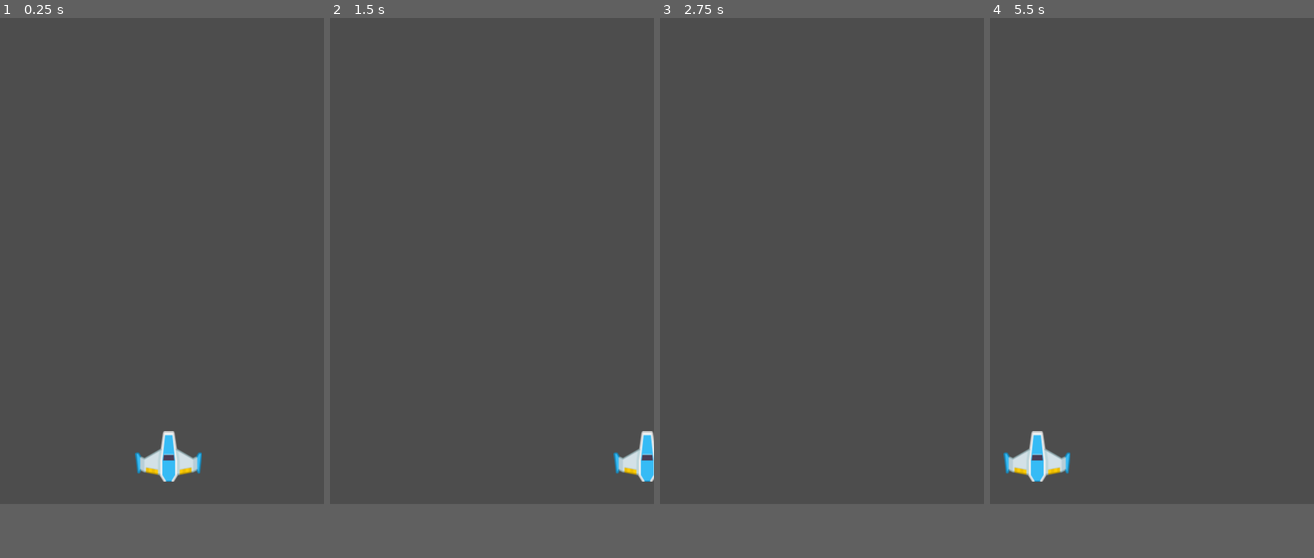
Above: before the commit, frames 1-4 (left to right).
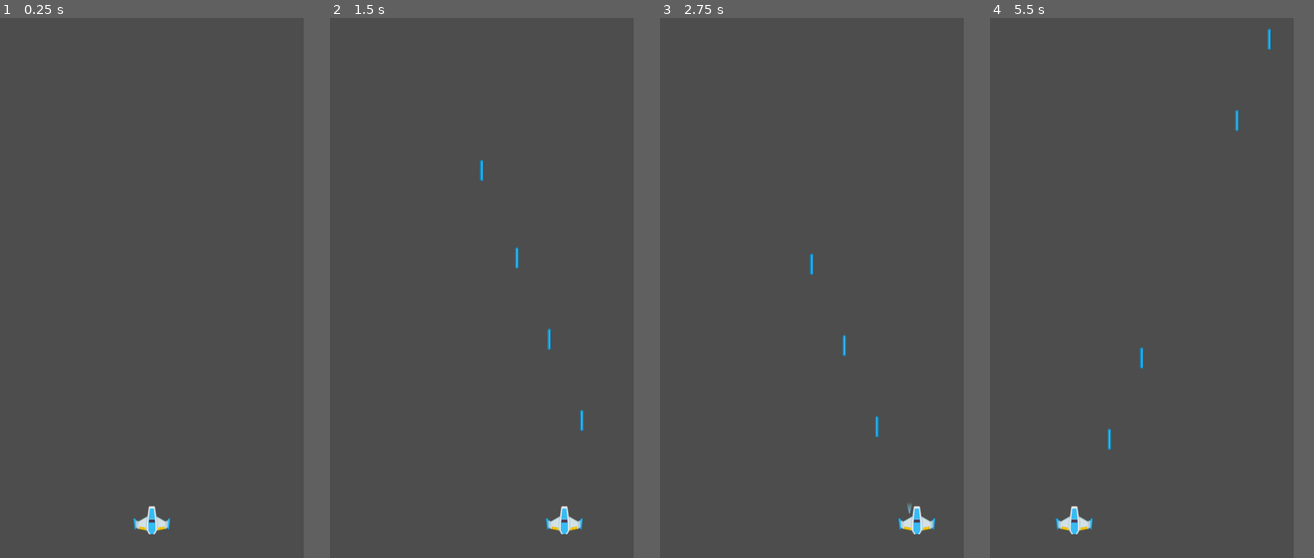
Above: after the commit, the same moments.

Repository: jamesspearsv/space-shooter
Game: Godot game, scene res://scenes/main.tscn
Two runs of this game, one before a commit and one after it. Both use one fixed random seed, a clock stepped at 60 frames per second and the inputs below.
Inputs:
- Up to frame 1 (0.25 s): no input
- Up to frame 2 (1.5 s): tap Enter at 0.5 s; hold D (move_right) 0.53-1.28 s; hold Space (fire_laser, bound only after the commit) 0.53-1.28 s; hold A (move_left) from 1.28 s (still down); tap Space (fire_laser, bound only after the commit) at 1.35 s
- Up to frame 3 (2.75 s): release A (move_left) at 2.03 s; hold D (move_right) from 2.03 s (still down); hold Space (fire_laser, bound only after the commit) from 2.03 s (still down)
- Up to frame 4 (5.5 s): release Space (fire_laser, bound only after the commit) at 2.78 s; tap Space (fire_laser, bound only after the commit) at 2.85, 4.35 s; release D (move_right) at 3.53 s; hold Space (fire_laser, bound only after the commit) 3.53-4.28 s; hold A (move_left) from 3.53 s (still down); hold Space (fire_laser, bound only after the commit) from 5.03 s (still down)
In our replay, the window is 480x720 before the commit and 450x800 after it. These sizes can differ from the game's own. Grey fills any space a smaller window leaves; there, only what the larger window draws over its background counts as a difference.

The runs differ from the first frame. In frame 1, 1.3% of the frame differs, in the area x 41-63%, y 76-96%; in frame 2, 1.2%; in frame 3, 0.5%; in frame 4, 1.5%, in the area x 4-87%, y 1-96%.

Commit message:
Add laser scene and firing ability

Diff:
--- /dev/null
+++ b/laser.gd
@@ -0,0 +1,17 @@
+extends Area2D
+
+var speed = 1000
+
+# Called when the node enters the scene tree for the first time.
+func _ready() -> void:
+	pass # Replace with function body.
+
+
+# Called every frame. 'delta' is the elapsed time since the previous frame.
+func _process(delta: float) -> void:
+	var velocity = Vector2.UP * speed
+	position += velocity * delta
+
+
+func _on_visible_on_screen_notifier_2d_screen_exited() -> void:
+	queue_free()
--- a/node.gd
+++ /dev/null
@@ -1,11 +0,0 @@
-extends Node
-
-
-# Called when the node enters the scene tree for the first time.
-func _ready() -> void:
-	$PlayerShip.position = $StartingMarker.position
-	print($PlayerShip.position)
-
-# Called every frame. 'delta' is the elapsed time since the previous frame.
-func _process(delta: float) -> void:
-	pass
--- a/project.godot
+++ b/project.godot
@@ -17,8 +17,8 @@
 
 [display]
 
-window/size/viewport_width=480
-window/size/viewport_height=720
+window/size/viewport_width=810
+window/size/viewport_height=1440
 window/size/resizable=false
 
 [input]
@@ -35,3 +35,8 @@
 , Object(InputEventKey,"resource_local_to_scene":false,"resource_name":"","device":-1,"window_id":0,"alt_pressed":false …(186 unchanged characters)…
 ]
 }
+fire_laser={
+"deadzone": 0.2,
+"events": [Object(InputEventKey,"resource_local_to_scene":false,"resource_name":"","device":-1,"window_id":0,"alt_pressed":false,"shift_pressed":false,"ctrl_pressed":false,"meta_pressed":false,"pressed":false,"keycode":0,"physical_keycode":32,"key_label":0,"unicode":32,"location":0,"echo":false,"script":null)
+]
+}
--- /dev/null
+++ b/scenes/laser.tscn
@@ -0,0 +1,44 @@
+[gd_scene load_steps=7 format=3 uid="uid://dbilnxqkyng0w"]
+
+[ext_resource type="Script" uid="uid://dbp7ks2q3rrsh" path="res://laser.gd" id="1_412cd"]
+[ext_resource type="Texture2D" uid="uid://di2lw562gom5p" path="res://assets/PNG/Effects/fire11.png" id="2_q8rul"]
+[ext_resource type="Texture2D" uid="uid://mdrq2mdmunc3" path="res://assets/PNG/Lasers/laserBlue02.png" id="3_788yo"]
+[ext_resource type="Texture2D" uid="uid://c0oj855xnu3e2" path="res://assets/PNG/Lasers/laserBlue13.png" id="4_dakmh"]
+
+[sub_resource type="SpriteFrames" id="SpriteFrames_xjiwp"]
+animations = [{
+"frames": [{
+"duration": 1.0,
+"texture": ExtResource("2_q8rul")
+}, {
+"duration": 1.0,
+"texture": ExtResource("3_788yo")
+}, {
+"duration": 1.0,
+"texture": ExtResource("4_dakmh")
+}],
+"loop": false,
+"name": &"default",
+"speed": 30.0
+}]
+
+[sub_resource type="CapsuleShape2D" id="CapsuleShape2D_iuany"]
+radius = 5.0
+height = 58.0
+
+[node name="Laser" type="Area2D"]
+script = ExtResource("1_412cd")
+metadata/_edit_group_ = true
+
+[node name="Sprite2D" type="AnimatedSprite2D" parent="."]
+sprite_frames = SubResource("SpriteFrames_xjiwp")
+autoplay = "default"
+frame = 2
+frame_progress = 1.0
+
+[node name="CollisionShape2D" type="CollisionShape2D" parent="."]
+shape = SubResource("CapsuleShape2D_iuany")
+
+[node name="VisibleOnScreenNotifier2D" type="VisibleOnScreenNotifier2D" parent="."]
+
+[connection signal="screen_exited" from="VisibleOnScreenNotifier2D" to="." method="_on_visible_on_screen_notifier_2d_screen_exited"]
--- a/scenes/main.tscn
+++ b/scenes/main.tscn
@@ -1,12 +1,19 @@
-[gd_scene load_steps=3 format=3 uid="uid://bqtglccugsck5"]
+[gd_scene load_steps=4 format=3 uid="uid://bqtglccugsck5"]
 
-[ext_resource type="Script" uid="uid://d2j13db8e0ty2" path="res://node.gd" id="1_0wfyh"]
+[ext_resource type="Script" uid="uid://d2j13db8e0ty2" path="res://scripts/main.gd" id="1_0wfyh"]
+[ext_resource type="PackedScene" uid="uid://dbilnxqkyng0w" path="res://scenes/laser.tscn" id="2_jyhfs"]
 [ext_resource type="PackedScene" uid="uid://b45vjbgkhcjmm" path="res://scenes/player_ship.tscn" id="2_sugp2"]
 
 [node name="Main" type="Node"]
 script = ExtResource("1_0wfyh")
+laser_scene = ExtResource("2_jyhfs")
 
 [node name="StartingMarker" type="Marker2D" parent="."]
-position = Vector2(250, 650)
+position = Vector2(405, 1340)
 
 [node name="PlayerShip" parent="." instance=ExtResource("2_sugp2")]
+
+[node name="LaserCooldown" type="Timer" parent="."]
+wait_time = 0.2
+
+[connection signal="timeout" from="LaserCooldown" to="." method="_on_laser_cooldown_timeout"]
--- /dev/null
+++ b/scripts/main.gd
@@ -0,0 +1,26 @@
+extends Node
+
+@export var laser_scene: PackedScene
+var laser_cooling_down: bool = false
+
+# Called when the node enters the scene tree for the first time.
+func _ready() -> void:
+	$PlayerShip.position = $StartingMarker.position
+	print($PlayerShip.position)
+
+# Called every frame. 'delta' is the elapsed time since the previous frame.
+func _process(_delta: float) -> void:
+	if Input.is_action_pressed("fire_laser"):
+		if laser_cooling_down:
+			pass
+		else:
+			var laser = laser_scene.instantiate()
+			laser.position = $PlayerShip.position
+			$LaserCooldown.start()
+			add_child(laser)
+			laser_cooling_down = true
+
+
+
+func _on_laser_cooldown_timeout() -> void:
+	laser_cooling_down = false
Not shown, added: laser.gd.uid
Renamed: node.gd.uid -> scripts/main.gd.uid
Not shown, changed: .gitignore
